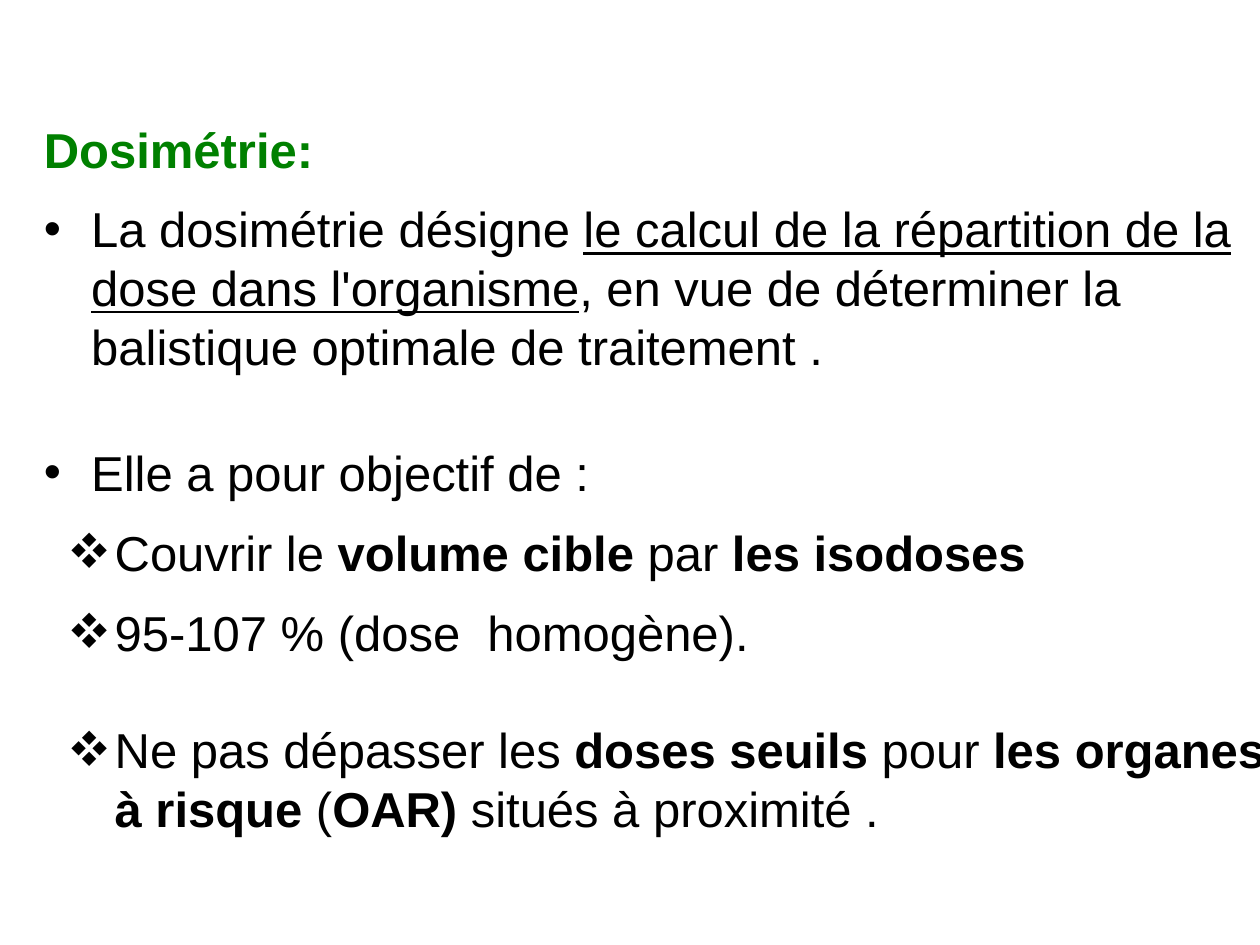
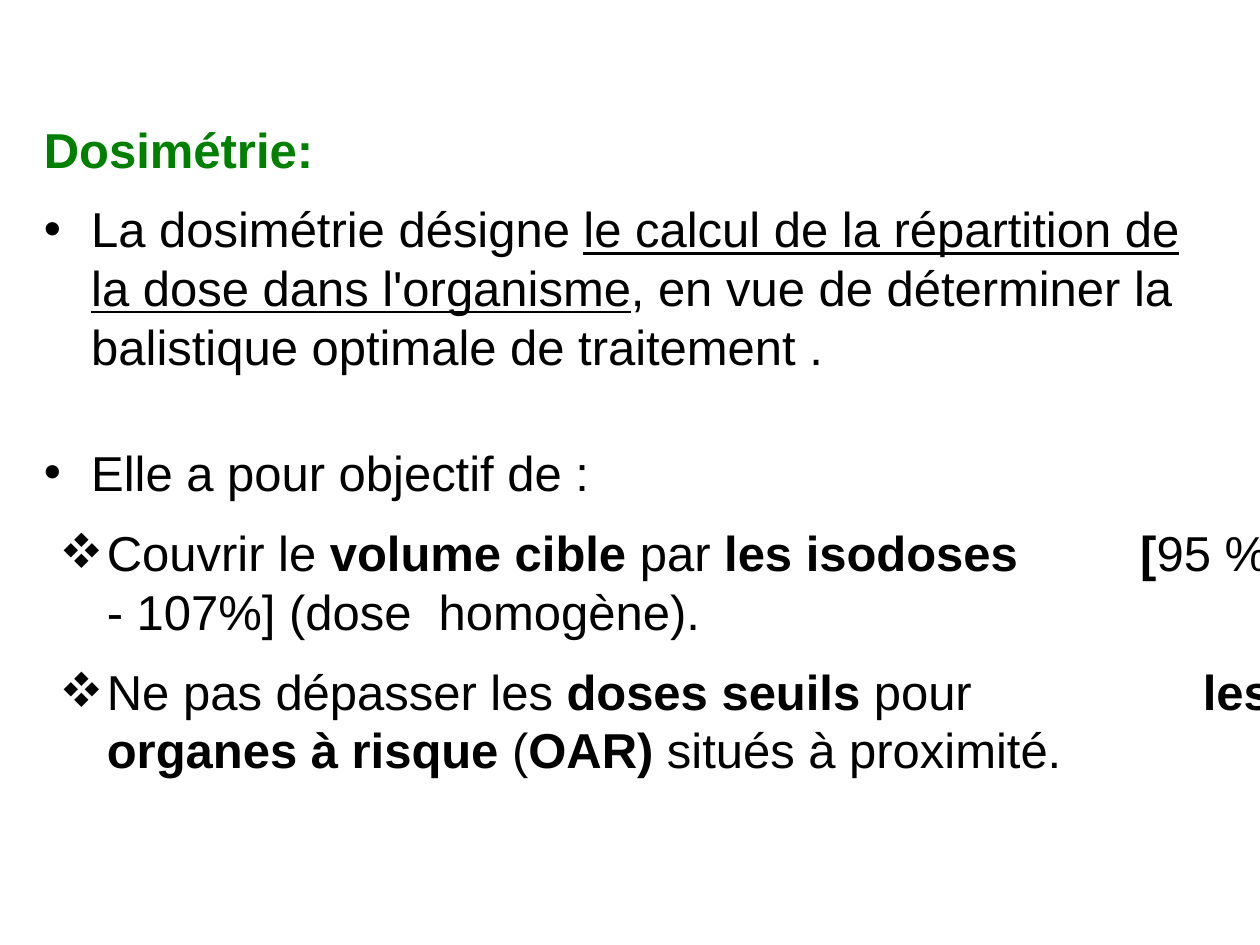
Before and after one commit to ay-learn/RT-ORL, a slide deck: slide 23 of power-point/biophysique.pptx (slide 24 before the commit). Drawn at 1260x945 pixels with LibreOffice and Linux fonts; fonts in the diff are those of the drawing; background and template pictures are left out. Boxes give left, top, right and bottom in pixels: in the first picture for what was removed or moved away, otherwise in the second. Text is boxed around its words. In the diff, an @@ line names an element or a change of style, - is before the commit and + after.

Commit message:
1/06/2020 v2

```diff
--- a/power-point/biophysique.pptx
+++ b/power-point/biophysique.pptx
@@ text at box(107, 535, 1061, 779): text changed @@
- Couvrir le volume cible par les isodoses
- 95-107 % (dose homogène).
- Ne pas dépasser les doses seuils pour les organes à risque (OAR) situés à proximité .
+ Couvrir le volume cible par les isodoses [95 % - 107%] (dose homogène).
+ Ne pas dépasser les doses seuils pour les organes à risque (OAR) situés à proximité.
```
Also in this commit, not shown: 12 other slides changed, 1 slide added, 2 slides removed.
